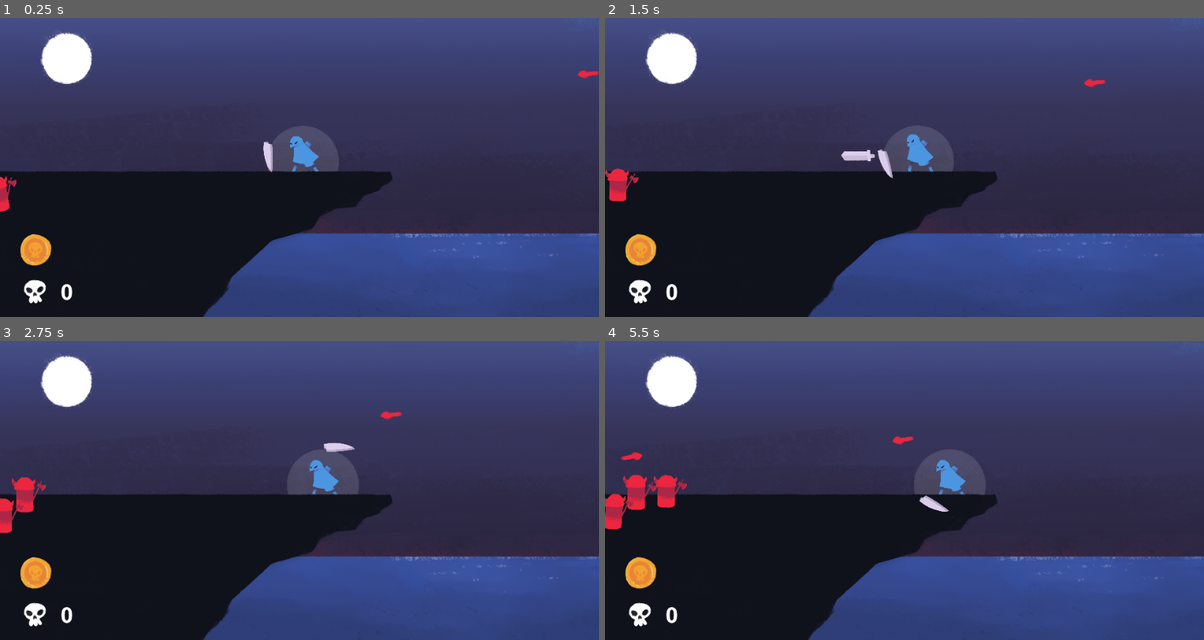
Above: before the commit, frames 1-4 (two rows, left to right).
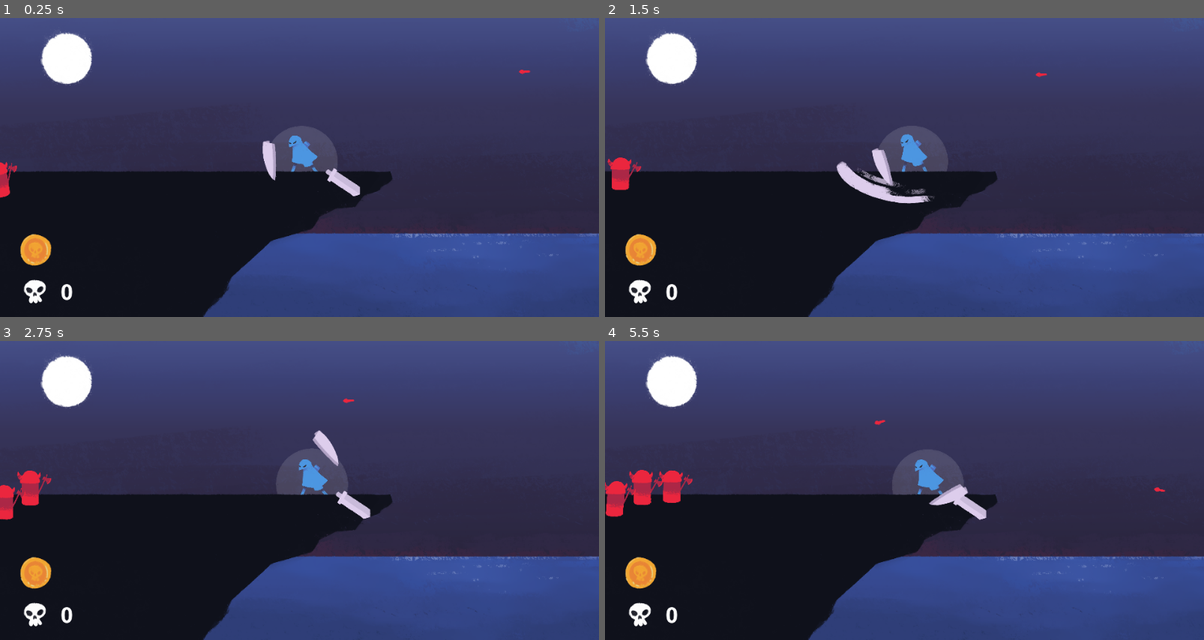
Above: after the commit, the same moments.

Repository: dannytaylor/ld50
Game: Godot game, scene res://300/Game-Danny.tscn
Same seed, same stepped clock (60 frames per second), same inputs: the game is played once before the commit and once after it. This scene is started directly instead of the project's main scene. The engine's default icon, where the game draws it, is replaced by a stand-in: a white triangle on a blue panel in a dark square.
Inputs (mouse positions are in pixels of both pictures, inside the frame that each line leads up to):
- Up to frame 1 (0.25 s): no input
- Up to frame 2 (1.5 s): move the mouse to (1036, 152) at 0.52 s; press the mouse at (1036, 152) at 0.53 s; move the mouse to (784, 182) at 1.27 s; release the mouse at (784, 182) at 1.28 s; click (784, 182) at 1.35 s
- Up to frame 3 (2.75 s): move the mouse to (359, 424) at 2.02 s; hold Right mouse button (player_special) from 2.03 s (still down); click (359, 424) at 2.3 s
- Up to frame 4 (5.5 s): move the mouse to (874, 550) at 2.77 s; release Right mouse button (player_special) at 2.78 s; click (874, 550) at 2.85 s; move the mouse to (1084, 535) at 3.52 s; press the mouse at (1084, 535) at 3.53 s; move the mouse to (724, 445) at 4.27 s; release the mouse at (724, 445) at 4.28 s; right-click (724, 445) at 4.35 s; click (724, 445) at 4.55 s; move the mouse to (934, 490) at 5.02 s; press the mouse at (934, 490) at 5.03 s

The runs differ from the first frame. In frame 1, 0.9% of the frame differs, in the area x 0-100%, y 17-65%; in frame 2, 2.2%; in frame 3, 2.3%; in frame 4, 3.5%, in the area x 0-94%, y 26-63%.
Error before the commit: Attempt to call function 'interpolate_property' in base 'null instance' on a null instance. (res://300/Player.gd:72)
Error after the commit: Attempt to call function 'interpolate_property' in base 'null instance' on a null instance. (res://300/Player.gd:77)

Commit message:
item animation and some initial audio

Diff:
--- a/project/300/Arrow.tscn
+++ b/project/300/Arrow.tscn
@@ -17,6 +17,6 @@
 shape = SubResource( 1 )
 
 [node name="Sprite" type="Sprite" parent="."]
-position = Vector2( -6, -1.19209e-07 )
-scale = Vector2( 0.25, 0.25 )
+position = Vector2( -3, 0 )
+scale = Vector2( 0.15, 0.15 )
 texture = ExtResource( 1 )
--- a/project/300/Danny_test.tscn
+++ b/project/300/Danny_test.tscn
@@ -19,6 +19,7 @@
 [ext_resource path="res://sprites/enemy_swipe.png" type="Texture" id=17]
 [ext_resource path="res://sprites/enemy_walk.png" type="Texture" id=18]
 [ext_resource path="res://sprites/enemy_death.png" type="Texture" id=19]
+[ext_resource path="res://sprites/shield_hit.png" type="Texture" id=20]
 
 [sub_resource type="ParticlesMaterial" id=1]
 emission_shape = 1
@@ -33,6 +34,19 @@
 [sub_resource type="RectangleShape2D" id=2]
 extents = Vector2( 49.2355, 17.3314 )
 
+[sub_resource type="SpriteFrames" id=53]
+animations = [ {
+"frames": [ ExtResource( 5 ), ExtResource( 20 ), ExtResource( 5 ) ],
+"loop": false,
+"name": "hit",
+"speed": 8.0
+}, {
+"frames": [ ExtResource( 5 ) ],
+"loop": true,
+"name": "static",
+"speed": 5.0
+} ]
+
 [sub_resource type="RectangleShape2D" id=3]
 extents = Vector2( 20.044, 48.769 )
 
@@ -131,11 +145,6 @@
 atlas = ExtResource( 6 )
 region = Rect2( 0, 4608, 512, 512 )
 
-[sub_resource type="AtlasTexture" id=25]
-flags = 4
-atlas = ExtResource( 12 )
-region = Rect2( 0, 0, 512, 512 )
-
 [sub_resource type="AtlasTexture" id=26]
 flags = 4
 atlas = ExtResource( 13 )
@@ -150,6 +159,11 @@
 flags = 4
 atlas = ExtResource( 13 )
 region = Rect2( 0, 1024, 512, 512 )
+
+[sub_resource type="AtlasTexture" id=25]
+flags = 4
+atlas = ExtResource( 12 )
+region = Rect2( 0, 0, 512, 512 )
 
 [sub_resource type="SpriteFrames" id=14]
 animations = [ {
@@ -163,20 +177,20 @@
 "name": "idle",
 "speed": 8.0
 }, {
+"frames": [ SubResource( 4 ) ],
+"loop": true,
+"name": "static",
+"speed": 5.0
+}, {
+"frames": [ SubResource( 26 ), SubResource( 27 ), SubResource( 27 ), SubResource( 28 ), SubResource( 28 ) ],
+"loop": false,
+"name": "death",
+"speed": 4.0
+}, {
 "frames": [ SubResource( 25 ) ],
 "loop": false,
 "name": "block",
 "speed": 1.0
-}, {
-"frames": [ SubResource( 4 ) ],
-"loop": true,
-"name": "static",
-"speed": 5.0
-}, {
-"frames": [ SubResource( 26 ), SubResource( 27 ), SubResource( 27 ), SubResource( 28 ), SubResource( 28 ) ],
-"loop": false,
-"name": "death",
-"speed": 4.0
 } ]
 
 [sub_resource type="RectangleShape2D" id=31]
@@ -370,16 +384,16 @@
 shape = SubResource( 2 )
 
 [node name="Shield" type="Area2D" parent="GameLayer/Player"]
-rotation = -0.281481
-
-[node name="ShieldSprite" type="Sprite" parent="GameLayer/Player/Shield"]
+
+[node name="ShieldSprite" type="AnimatedSprite" parent="GameLayer/Player/Shield"]
 position = Vector2( -64, -43 )
-rotation = 0.101567
-scale = Vector2( 0.347656, 0.347656 )
-texture = ExtResource( 5 )
+rotation = 0.461495
+scale = Vector2( 0.394917, 0.388751 )
+frames = SubResource( 53 )
+animation = "static"
+playing = true
 
 [node name="ShieldHit" type="CollisionShape2D" parent="GameLayer/Player/Shield"]
-visible = false
 position = Vector2( -69.2651, -42.3012 )
 rotation = 0.458609
 shape = SubResource( 3 )
@@ -400,7 +414,7 @@
 z_index = -1
 frames = SubResource( 14 )
 animation = "idle"
-frame = 8
+frame = 3
 playing = true
 
 [node name="PlayerHurtbox" type="CollisionShape2D" parent="GameLayer/Player"]
@@ -425,6 +439,7 @@
 position = Vector2( 0.00439453, -6.24988 )
 frames = SubResource( 46 )
 animation = "walk"
+frame = 1
 playing = true
 __meta__ = {
 "_edit_lock_": true
--- a/project/300/Enemy.gd
+++ b/project/300/Enemy.gd
@@ -17,4 +17,5 @@
 	v_offset += (randf()-0.5) * 1
 
 func die():
+	$EnemySprite.play('death')
 	queue_free()
--- a/project/300/Game-Danny.tscn
+++ b/project/300/Game-Danny.tscn
@@ -17,12 +17,16 @@
 [ext_resource path="res://sprites/bg.png" type="Texture" id=15]
 [ext_resource path="res://sprites/skull_icon.png" type="Texture" id=16]
 [ext_resource path="res://sprites/obol_icon.png" type="Texture" id=17]
-[ext_resource path="res://sprites/sword.png" type="Texture" id=18]
+[ext_resource path="res://sprites/sword_slice.png" type="Texture" id=18]
 [ext_resource path="res://sprites/blobtext.gdshader" type="Shader" id=19]
 [ext_resource path="res://sprites/player_slice.png" type="Texture" id=20]
 [ext_resource path="res://sprites/player_idle.png" type="Texture" id=21]
 [ext_resource path="res://sprites/player_block.png" type="Texture" id=22]
 [ext_resource path="res://sprites/circle.png" type="Texture" id=23]
+[ext_resource path="res://audio/iamoneabe - rbl.mp3" type="AudioStream" id=24]
+[ext_resource path="res://sprites/shield_hit.png" type="Texture" id=25]
+[ext_resource path="res://audio/slice.ogg" type="AudioStream" id=26]
+[ext_resource path="res://audio/clink.ogg" type="AudioStream" id=27]
 
 [sub_resource type="ShaderMaterial" id=36]
 shader = ExtResource( 19 )
@@ -43,12 +47,12 @@
 
 [sub_resource type="Curve2D" id=2]
 _data = {
-"points": PoolVector2Array( 0, 0, 0, 0, 304, 362, 0, 0, 0, 0, 349, 316, 0, 0, 0, 0, 521, 303, 0, 0, 0, 0, 641, 309, 0, 0, 0, 0, 908, 312, 0, 0, 0, 0, 991, 370 )
+"points": PoolVector2Array( 0, 0, 0, 0, 304, 345, 0, 0, 0, 0, 349, 316, 0, 0, 0, 0, 521, 303, 0, 0, 0, 0, 641, 309, 0, 0, 0, 0, 908, 312, 0, 0, 0, 0, 974, 351, 0, 0, 0, 0, 991, 370 )
 }
 
 [sub_resource type="Curve2D" id=6]
 _data = {
-"points": PoolVector2Array( 0, 0, 0, 0, 382, 306, -174.598, 6.80543, 174.598, -6.80543, 555, 79, 0, 0, 0, 0, 737.274, 280.124 )
+"points": PoolVector2Array( 0, 0, 0, 0, 382, 306, -183.999, 2.39979, 183.999, -2.39979, 600.592, 37.7748, 0, 0, 0, 0, 835.114, 252.609 )
 }
 
 [sub_resource type="Curve2D" id=3]
@@ -63,41 +67,21 @@
 atlas = ExtResource( 20 )
 region = Rect2( 0, 0, 512, 512 )
 
-[sub_resource type="AtlasTexture" id=17]
-flags = 4
-atlas = ExtResource( 20 )
-region = Rect2( 0, 512, 512, 512 )
-
 [sub_resource type="AtlasTexture" id=18]
 flags = 4
 atlas = ExtResource( 20 )
 region = Rect2( 0, 1024, 512, 512 )
 
-[sub_resource type="AtlasTexture" id=19]
-flags = 4
-atlas = ExtResource( 20 )
-region = Rect2( 0, 1536, 512, 512 )
-
 [sub_resource type="AtlasTexture" id=20]
 flags = 4
 atlas = ExtResource( 20 )
 region = Rect2( 0, 2048, 512, 512 )
 
-[sub_resource type="AtlasTexture" id=21]
-flags = 4
-atlas = ExtResource( 20 )
-region = Rect2( 0, 2560, 512, 512 )
-
 [sub_resource type="AtlasTexture" id=22]
 flags = 4
 atlas = ExtResource( 20 )
 region = Rect2( 0, 3072, 512, 512 )
 
-[sub_resource type="AtlasTexture" id=23]
-flags = 4
-atlas = ExtResource( 20 )
-region = Rect2( 0, 3584, 512, 512 )
-
 [sub_resource type="AtlasTexture" id=24]
 flags = 4
 atlas = ExtResource( 20 )
@@ -153,43 +137,38 @@
 atlas = ExtResource( 21 )
 region = Rect2( 0, 4608, 512, 512 )
 
+[sub_resource type="AtlasTexture" id=26]
+flags = 4
+atlas = ExtResource( 11 )
+region = Rect2( 0, 0, 512, 512 )
+
+[sub_resource type="AtlasTexture" id=27]
+flags = 4
+atlas = ExtResource( 11 )
+region = Rect2( 0, 512, 512, 512 )
+
+[sub_resource type="AtlasTexture" id=28]
+flags = 4
+atlas = ExtResource( 11 )
+region = Rect2( 0, 1024, 512, 512 )
+
 [sub_resource type="AtlasTexture" id=25]
 flags = 4
 atlas = ExtResource( 22 )
 region = Rect2( 0, 0, 512, 512 )
 
-[sub_resource type="AtlasTexture" id=26]
-flags = 4
-atlas = ExtResource( 11 )
-region = Rect2( 0, 0, 512, 512 )
-
-[sub_resource type="AtlasTexture" id=27]
-flags = 4
-atlas = ExtResource( 11 )
-region = Rect2( 0, 512, 512, 512 )
-
-[sub_resource type="AtlasTexture" id=28]
-flags = 4
-atlas = ExtResource( 11 )
-region = Rect2( 0, 1024, 512, 512 )
-
 [sub_resource type="SpriteFrames" id=31]
 animations = [ {
-"frames": [ SubResource( 16 ), SubResource( 17 ), SubResource( 18 ), SubResource( 19 ), SubResource( 20 ), SubResource( 21 ), SubResource( 22 ), SubResource( 23 ), SubResource( 24 ) ],
+"frames": [ SubResource( 16 ), SubResource( 18 ), SubResource( 20 ), SubResource( 22 ), SubResource( 24 ) ],
 "loop": false,
 "name": "slice",
-"speed": 16.0
+"speed": 15.0
 }, {
 "frames": [ SubResource( 4 ), SubResource( 5 ), SubResource( 29 ), SubResource( 7 ), SubResource( 30 ), SubResource( 9 ), SubResource( 10 ), SubResource( 11 ), SubResource( 12 ), SubResource( 13 ) ],
 "loop": true,
 "name": "idle",
 "speed": 8.0
 }, {
-"frames": [ SubResource( 25 ) ],
-"loop": false,
-"name": "block",
-"speed": 1.0
-}, {
 "frames": [ SubResource( 4 ) ],
 "loop": true,
 "name": "static",
@@ -199,6 +178,84 @@
 "loop": false,
 "name": "death",
 "speed": 4.0
+}, {
+"frames": [ SubResource( 25 ) ],
+"loop": false,
+"name": "block",
+"speed": 1.0
+} ]
+
+[sub_resource type="AtlasTexture" id=38]
+flags = 4
+atlas = ExtResource( 18 )
+region = Rect2( 0, 0, 1024, 1024 )
+
+[sub_resource type="AtlasTexture" id=39]
+flags = 4
+atlas = ExtResource( 18 )
+region = Rect2( 0, 1024, 1024, 1024 )
+
+[sub_resource type="AtlasTexture" id=40]
+flags = 4
+atlas = ExtResource( 18 )
+region = Rect2( 0, 2048, 1024, 1024 )
+
+[sub_resource type="AtlasTexture" id=41]
+flags = 4
+atlas = ExtResource( 18 )
+region = Rect2( 0, 3072, 1024, 1024 )
+
+[sub_resource type="AtlasTexture" id=42]
+flags = 4
+atlas = ExtResource( 18 )
+region = Rect2( 0, 4096, 1024, 1024 )
+
+[sub_resource type="AtlasTexture" id=43]
+flags = 4
+atlas = ExtResource( 18 )
+region = Rect2( 0, 5120, 1024, 1024 )
+
+[sub_resource type="AtlasTexture" id=44]
+flags = 4
+atlas = ExtResource( 18 )
+region = Rect2( 0, 6144, 1024, 1024 )
+
+[sub_resource type="AtlasTexture" id=45]
+flags = 4
+atlas = ExtResource( 18 )
+region = Rect2( 0, 7168, 1024, 1024 )
+
+[sub_resource type="AtlasTexture" id=46]
+flags = 4
+atlas = ExtResource( 18 )
+region = Rect2( 0, 8192, 1024, 1024 )
+
+[sub_resource type="AtlasTexture" id=47]
+flags = 4
+atlas = ExtResource( 18 )
+region = Rect2( 0, 8192, 1024, 1024 )
+
+[sub_resource type="AtlasTexture" id=48]
+flags = 4
+atlas = ExtResource( 18 )
+region = Rect2( 0, 0, 1024, 1024 )
+
+[sub_resource type="SpriteFrames" id=49]
+animations = [ {
+"frames": [ SubResource( 38 ), SubResource( 39 ), SubResource( 40 ), SubResource( 41 ), SubResource( 42 ), SubResource( 43 ), SubResource( 44 ), SubResource( 45 ), SubResource( 46 ) ],
+"loop": false,
+"name": "slice",
+"speed": 24.0
+}, {
+"frames": [ SubResource( 47 ) ],
+"loop": false,
+"name": "static_forward",
+"speed": 5.0
+}, {
+"frames": [ SubResource( 48 ) ],
+"loop": false,
+"name": "static_back",
+"speed": 5.0
 } ]
 
 [sub_resource type="RectangleShape2D" id=32]
@@ -207,8 +264,21 @@
 [sub_resource type="CircleShape2D" id=33]
 radius = 12.0
 
+[sub_resource type="SpriteFrames" id=37]
+animations = [ {
+"frames": [ ExtResource( 8 ) ],
+"loop": false,
+"name": "static",
+"speed": 4.0
+}, {
+"frames": [ ExtResource( 8 ), ExtResource( 25 ), ExtResource( 8 ) ],
+"loop": false,
+"name": "block",
+"speed": 12.0
+} ]
+
 [sub_resource type="RectangleShape2D" id=34]
-extents = Vector2( 7.5, 21 )
+extents = Vector2( 11, 31.5 )
 
 [sub_resource type="DynamicFont" id=35]
 size = 92
@@ -275,30 +345,30 @@
 script = ExtResource( 5 )
 
 [node name="EnemyPath" type="Path2D" parent="."]
-position = Vector2( -306, -74 )
+position = Vector2( -306, -81 )
 curve = SubResource( 2 )
 
 [node name="ArrowSpawner" type="Node2D" parent="."]
 script = ExtResource( 12 )
 
 [node name="ArrowPathTemplate" type="Path2D" parent="ArrowSpawner"]
-position = Vector2( -411.077, 11.8326 )
-scale = Vector2( 1.27507, 0.85022 )
+position = Vector2( -355.645, 15.2844 )
+scale = Vector2( 1.12996, 0.786652 )
 curve = SubResource( 6 )
 
 [node name="ConstantSources" type="Node2D" parent="ArrowSpawner"]
 
 [node name="Position2D" type="Position2D" parent="ArrowSpawner/ConstantSources"]
-position = Vector2( 225, 281 )
+position = Vector2( 159, 252 )
 
 [node name="Position2D2" type="Position2D" parent="ArrowSpawner/ConstantSources"]
-position = Vector2( 310, 302 )
+position = Vector2( 244, 273 )
 
 [node name="Position2D3" type="Position2D" parent="ArrowSpawner/ConstantSources"]
-position = Vector2( 441, 289 )
+position = Vector2( 375, 260 )
 
 [node name="Position2D4" type="Position2D" parent="ArrowSpawner/ConstantSources"]
-position = Vector2( 373, 279 )
+position = Vector2( 307, 250 )
 
 [node name="Position2D5" type="Position2D" parent="ArrowSpawner/ConstantSources"]
 position = Vector2( 1052, 291 )
@@ -310,10 +380,10 @@
 position = Vector2( 1081, 89 )
 
 [node name="Position2D8" type="Position2D" parent="ArrowSpawner/ConstantSources"]
-position = Vector2( 71, 292 )
+position = Vector2( 5, 263 )
 
 [node name="Position2D9" type="Position2D" parent="ArrowSpawner/ConstantSources"]
-position = Vector2( 93, 110 )
+position = Vector2( 27, 81 )
 
 [node name="Timer" type="Timer" parent="ArrowSpawner"]
 
@@ -353,7 +423,7 @@
 z_index = -1
 frames = SubResource( 31 )
 animation = "idle"
-frame = 8
+frame = 9
 playing = true
 
 [node name="PlayerAreaIndicator" type="Sprite" parent="PlayerPath/Player"]
@@ -369,22 +439,25 @@
 [node name="Timer" type="Timer" parent="PlayerPath/Player"]
 
 [node name="Sword" type="Area2D" parent="PlayerPath/Player"]
-visible = false
 position = Vector2( -16.0002, -2.99994 )
 collision_layer = 4
 collision_mask = 256
 monitoring = false
 
-[node name="SwordSprite" type="Sprite" parent="PlayerPath/Player/Sword"]
-position = Vector2( -78, 10 )
-rotation = 2.66933
-scale = Vector2( 0.221486, 0.223274 )
-texture = ExtResource( 18 )
+[node name="SwordSprite" type="AnimatedSprite" parent="PlayerPath/Player/Sword"]
+position = Vector2( 1.00012, -34.0001 )
+scale = Vector2( 0.270215, 0.272397 )
+frames = SubResource( 49 )
+animation = "static_back"
+playing = true
 
 [node name="CollisionShape2D" type="CollisionShape2D" parent="PlayerPath/Player/Sword"]
-visible = false
 position = Vector2( -75, 13.5 )
 shape = SubResource( 32 )
+
+[node name="SwordAudio" type="AudioStreamPlayer" parent="PlayerPath/Player/Sword"]
+stream = ExtResource( 26 )
+volume_db = 24.0
 
 [node name="Special" type="Area2D" parent="PlayerPath/Player"]
 collision_layer = 8
@@ -398,20 +471,26 @@
 
 [node name="Shield" type="Node2D" parent="PlayerPath/Player"]
 
-[node name="ShieldSprite" type="Sprite" parent="PlayerPath/Player/Shield"]
-position = Vector2( -50, 7 )
-rotation = -0.409179
-scale = Vector2( 0.210193, 0.231225 )
-texture = ExtResource( 8 )
+[node name="ShieldSprite" type="AnimatedSprite" parent="PlayerPath/Player/Shield"]
+position = Vector2( -15.6, 11.4 )
+scale = Vector2( 0.3, 0.3 )
+frames = SubResource( 37 )
+animation = "static"
+playing = true
+offset = Vector2( -96.6666, 3.33337 )
 
 [node name="Area2D" type="Area2D" parent="PlayerPath/Player/Shield"]
-position = Vector2( -45.5252, 2.60597 )
+position = Vector2( -47.6, 13.4 )
 collision_layer = 0
 collision_mask = 512
 
 [node name="CollisionShape2D" type="CollisionShape2D" parent="PlayerPath/Player/Shield/Area2D"]
-position = Vector2( -7.47482, 4.39403 )
+position = Vector2( -1.47479, -0.605972 )
 shape = SubResource( 34 )
+
+[node name="ShieldAudio" type="AudioStreamPlayer" parent="PlayerPath/Player/Shield"]
+stream = ExtResource( 27 )
+volume_db = 7.0
 
 [node name="UI" type="Control" parent="."]
 margin_left = 15.0
@@ -462,6 +541,10 @@
 custom_fonts/font = SubResource( 35 )
 text = "0"
 
+[node name="MusicLoop" type="AudioStreamPlayer" parent="."]
+stream = ExtResource( 24 )
+autoplay = true
+
 [connection signal="area_entered" from="PlayerPath/Player/Hurtbox" to="PlayerPath/Player" method="_on_Hurtbox_area_entered"]
 [connection signal="animation_finished" from="PlayerPath/Player/PlayerSprite" to="PlayerPath/Player" method="_on_PlayerSprite_animation_finished"]
 [connection signal="area_entered" from="PlayerPath/Player/Sword" to="PlayerPath/Player" method="_on_Sword_area_entered"]
--- a/project/300/Player.gd
+++ b/project/300/Player.gd
@@ -1,7 +1,7 @@
 extends PathFollow2D
 
 
-export(Vector2) var movespeed = Vector2(8, 16)
+export(Vector2) var movespeed = Vector2(4, 8)
 var speed = -1
 var direction = -1
 onready var timer = $Timer
@@ -9,7 +9,7 @@
 export(float) var max_stamina = 100
 var stamina = max_stamina
 var exhausted = false
-export(float) var attack_duration = 0.2
+export(float) var attack_duration = 0.4
 export(float) var stamina_regen = 30  # Per second
 export(float) var attack_cost = 10
 var attack_lock = Mutex.new()
@@ -49,15 +49,20 @@
 		timer.time_left = attack_duration
 		return
 
-	#Spawn the sword and start a timer
+	#Player the sword anim and start a timer
 	$Sword.monitoring = true
-	$Sword.visible = true
+	# $Sword.visible = true
+	$Sword/SwordSprite.play("slice")
+	$Sword/SwordAudio.play()
+
 	timer.start(attack_duration)
 	yield(timer, "timeout")
 
 	# Attack is done
 	$Sword.monitoring = false
-	$Sword.visible = false
+	# $Sword.visible = false
+	$Sword/SwordSprite.play("static_back")
+	$PlayerSprite.play("idle")
 	attack_lock.unlock()
 
 func special():
@@ -129,11 +134,14 @@
 func _on_Area2D_area_entered(area):
 	print("Nice block")
 	$PlayerSprite.play("block")
+	$Shield/ShieldSprite.play("block")
+	$Shield/ShieldSprite.frame = 0
+	$Shield/ShieldAudio.play()
 	game.score += 1
 	area.get_parent().die()
 
 func _on_PlayerSprite_animation_finished():
-	if $PlayerSprite.animation == "slice":
+#	if $PlayerSprite.animation == "slice":
+#		$PlayerSprite.play("idle")
+	if $PlayerSprite.animation == "block":
 		$PlayerSprite.play("idle")
-	elif $PlayerSprite.animation == "block":
-		$PlayerSprite.play("idle")
Not shown: 1 places in project/300/Danny_test.tscn that only renumber resources
Not shown: 1 places in project/300/Game-Danny.tscn that only renumber resources
Not shown, added: project/audio/clink.ogg.import
Not shown, added: project/audio/iamoneabe - rbl.mp3.import
Not shown, added: project/audio/slice.ogg.import
Binary file changed: project/sprites/shield.png
Binary file added: project/sprites/shield_hit.png
Not shown, added: project/sprites/shield_hit.png.import
Binary file added: project/sprites/sword_slice.png
Not shown, added: project/sprites/sword_slice.png.import
Not shown, added: project/audio/clink.ogg
Not shown, added: project/audio/iamoneabe - rbl.mp3
(and 2 more such lines)
